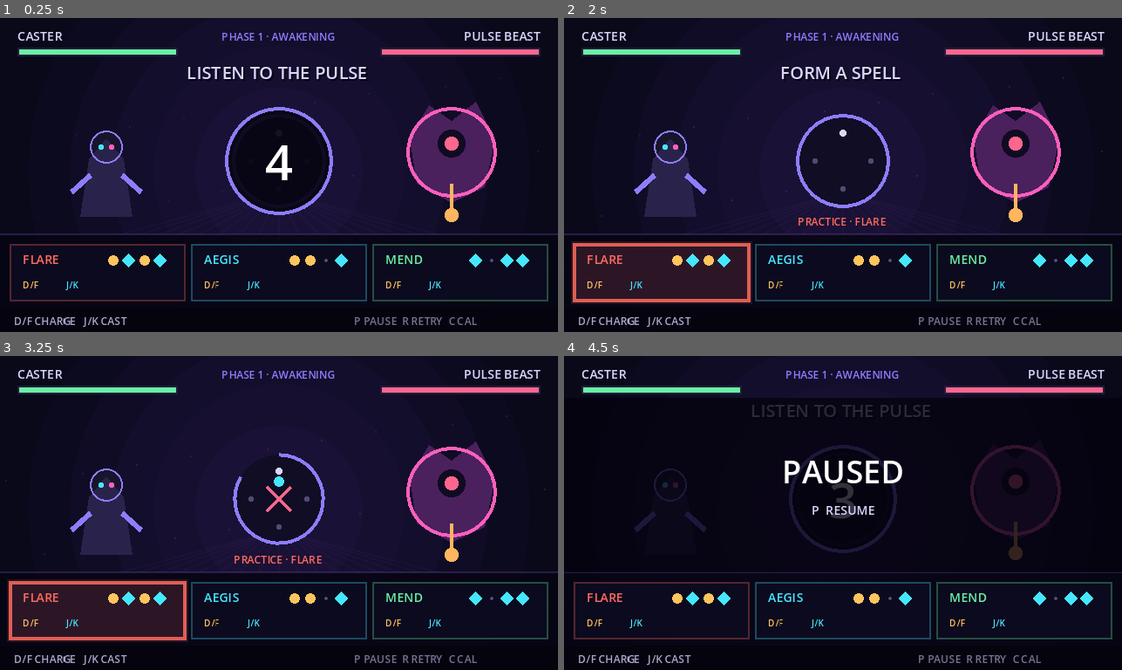
Above: before the commit, frames 1-4 (two rows, left to right).
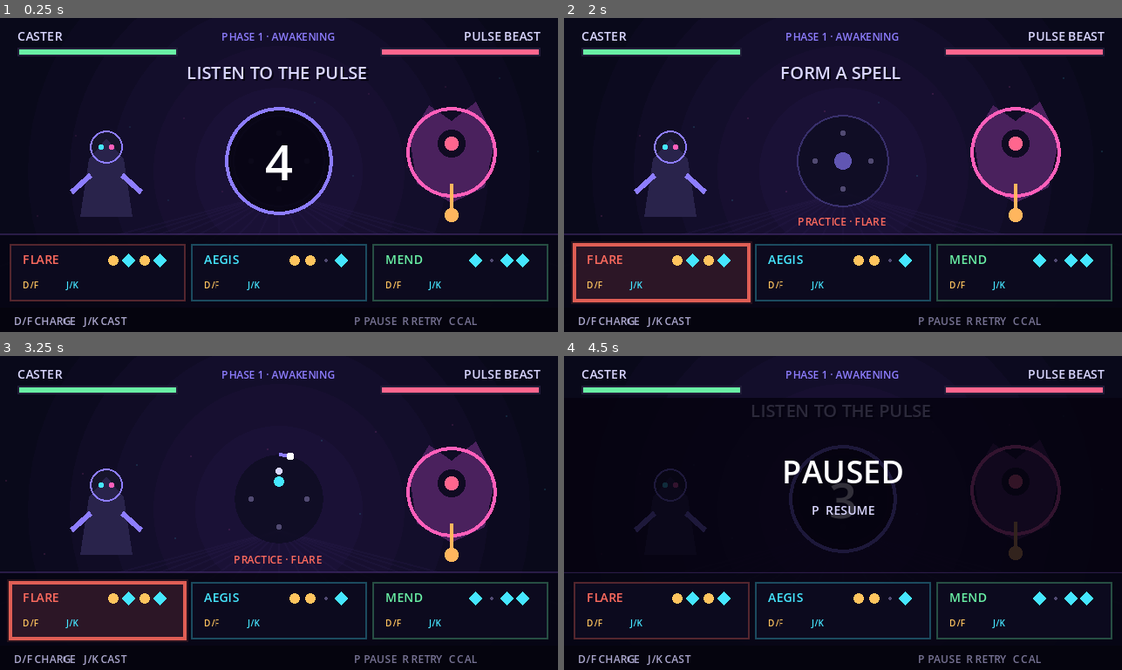
Above: after the commit, the same moments.

Repository: fatjiao/beatspell-game
Game: Godot game, scene res://scenes/beatspell/beatspell_battle.tscn
The game is run twice, just before and just after one commit, with the same random seed, the same clock (stepped at 60 frames per second) and the same inputs. Sound files missing from this copy of the repository are replaced by a short silence.
Inputs:
- Up to frame 1 (0.25 s): no input
- Up to frame 2 (2 s): tap Enter (ui_accept) at 0.5, 0.77, 1.25, 1.52 s; hold J (battle_cast) 0.53-1.28 s; tap D (battle_charge) at 1.35 s
- Up to frame 3 (3.25 s): tap F (instrument_bass) at 2.1 s; tap K (instrument_lead) at 2.85 s; tap Enter (ui_accept) at 3.02 s
- Up to frame 4 (4.5 s): tap R at 3.6 s; tap Enter (ui_accept) at 3.77 s; tap P at 4.35 s

The runs differ from the first frame. In frame 2, 0.7% of the frame differs, in the area x 41-59%, y 30-61%; in frame 3, 0.6%; in frame 4, less than 0.1%.

Commit message:
feat: allow spells to start on any beat

Diff:
--- a/scripts/beatspell/beatspell_battle.gd
+++ b/scripts/beatspell/beatspell_battle.gd
@@ -3,6 +3,7 @@
 const SpellMatcherScript = preload("res://scripts/beatspell/spell_matcher.gd")
 const BattleModelScript = preload("res://scripts/beatspell/battle_model.gd")
 const BattleDirectorScript = preload("res://scripts/beatspell/battle_director.gd")
+const RollingPhraseScript = preload("res://scripts/beatspell/rolling_phrase.gd")
 const SettingsStore = preload("res://scripts/settings/settings_store.gd")
 
 const BPM := 120.0
@@ -26,6 +27,7 @@
 var _matcher = SpellMatcherScript.new()
 var _battle = BattleModelScript.new()
 var _director = BattleDirectorScript.new()
+var _phrase = RollingPhraseScript.new()
 var _music_players: Dictionary = {}
 var _sfx_players: Dictionary = {}
 var _audio_ready := false
@@ -35,8 +37,6 @@
 var _music_started := false
 var _bar_index := -1
 var _active_phase := 1
-var _phrase_inputs: Array = []
-var _phrase_broken := false
 var _feedback := "LISTEN TO THE PULSE"
 var _feedback_color := Color("dad7ff")
 var _feedback_until := 0
@@ -79,6 +79,7 @@
 			+ AudioServer.get_time_since_last_mix()
 			- AudioServer.get_output_latency()
 		) * 1000.0))
+		_update_phrase()
 		_update_bar()
 		if _song_time_ms >= BATTLE_DURATION_MS and not _finished:
 			_finish_battle("RITUAL EXPIRED", false)
@@ -116,8 +117,7 @@
 	_music_started = false
 	_bar_index = -1
 	_active_phase = 1
-	_phrase_inputs.clear()
-	_phrase_broken = false
+	_phrase.reset()
 	_feedback = "LISTEN TO THE PULSE"
 	_feedback_color = Color("dad7ff")
 	_feedback_until = 0
@@ -137,7 +137,7 @@
 	_music_started = true
 	_song_time_ms = 0
 	_bar_index = 0
-	_phrase_inputs.clear()
+	_phrase.reset()
 	for player in _music_players.values():
 		player.play(0.0)
 	_show_feedback("FORM A SPELL", Color("dad7ff"), 900)
@@ -159,58 +159,66 @@
 	if next_phase != _active_phase:
 		_active_phase = next_phase
 		_show_feedback("PHASE %d · %s" % [_active_phase, _director.phase_name(_active_phase)], Color("ff9a6b"), 1050)
-	_phrase_inputs.clear()
-	_phrase_broken = false
+
+
+func _update_phrase() -> void:
+	if _finished or not _phrase.is_active():
+		return
+	var adjusted_time := maxi(0, _song_time_ms - _audio_offset_ms)
+	if _phrase.is_due(adjusted_time, BEAT_MS):
+		_resolve_phrase()
 
 
 func _register_action(action: String) -> void:
 	var adjusted_time := maxi(0, _song_time_ms - _audio_offset_ms)
-	var current_bar := int(floor(float(adjusted_time) / float(BAR_MS)))
-	if current_bar != _bar_index:
-		_update_bar()
-	var phrase_time := adjusted_time - current_bar * BAR_MS
-	var quantized: Dictionary = _matcher.quantize_input(phrase_time, BEAT_MS)
+	_update_phrase()
+	_update_bar()
+	if _finished:
+		return
 	_last_action = action
 	_action_flash_until = Time.get_ticks_msec() + 150
 	_play_sfx(action)
-	if not quantized.valid:
-		_phrase_broken = true
+	var registration: Dictionary = _phrase.register_input(adjusted_time, action, BEAT_MS)
+	if registration.status == "expired":
+		_resolve_phrase()
+		if _finished:
+			return
+		registration = _phrase.register_input(adjusted_time, action, BEAT_MS)
+	if registration.status == "off_pulse":
 		_show_feedback("OFF PULSE", Color("ff668e"), 420)
 		_play_sfx("error")
 		return
-	for existing in _phrase_inputs:
-		if existing.slot == quantized.slot:
-			_phrase_broken = true
-			_show_feedback("ONE MOVE PER BEAT", Color("ff668e"), 520)
-			_play_sfx("error")
-			return
-	_phrase_inputs.append({
-		"slot": quantized.slot,
-		"action": action,
-		"grade": quantized.grade,
-		"offset_ms": quantized.offset_ms,
-	})
-	_phrase_inputs.sort_custom(func(a: Dictionary, b: Dictionary) -> bool: return a.slot < b.slot)
+	if registration.status == "duplicate":
+		_show_feedback("ONE MOVE PER BEAT", Color("ff668e"), 520)
+		_play_sfx("error")
+		return
 	_show_feedback("CHARGE" if action == "charge" else "CAST", Color("ffc45e") if action == "charge" else Color("5de7ff"), 260)
 
 
 func _resolve_bar(resolved_bar: int) -> void:
 	if _finished:
 		return
+	if _is_attack_bar(resolved_bar):
+		_resolve_boss_attack()
+
+
+func _resolve_phrase() -> void:
+	if _finished or not _phrase.is_active():
+		return
 	var result := {"skill": "", "grade": "miss"}
-	if not _phrase_broken and not _phrase_inputs.is_empty():
-		result = _matcher.match_phrase(_phrase_inputs)
+	var had_input: bool = not _phrase.inputs.is_empty()
+	var was_broken: bool = _phrase.broken
+	if not was_broken and had_input:
+		result = _matcher.match_phrase(_phrase.inputs)
+	_phrase.reset()
 	if not result.skill.is_empty():
 		_cast_skill(result.skill, result.grade)
-	elif not _phrase_inputs.is_empty() or _phrase_broken:
+	elif had_input or was_broken:
 		_battle.cast_spell("")
 		_show_feedback("RHYTHM BROKE", Color("ff668e"), 760)
 		_play_sfx("error")
 	if _battle.is_victory():
 		_finish_battle("BEAST DISPELLED", true)
-		return
-	if _is_attack_bar(resolved_bar):
-		_resolve_boss_attack()
 
 
 func _cast_skill(skill: String, grade: String) -> void:
@@ -520,24 +528,34 @@
 func _draw_beat_ring() -> void:
 	var center := Vector2(160, 82)
 	var beat_phase := 0.0
-	var slot := 0
+	var slot := -1
+	var phrase_progress := 0.0
+	var adjusted_time := maxi(0, _song_time_ms - _audio_offset_ms)
 	if _song_time_ms >= 0:
 		beat_phase = fmod(float(_song_time_ms), BEAT_MS) / BEAT_MS
-		slot = int(floor(fmod(float(_song_time_ms), float(BAR_MS)) / BEAT_MS))
+		if _phrase.is_active():
+			slot = _phrase.current_slot(adjusted_time, BEAT_MS)
+			phrase_progress = _phrase.progress(adjusted_time, BEAT_MS)
 	var radius := 22.0 + (1.0 - beat_phase) * 4.0
 	draw_circle(center, radius, Color(0.06, 0.05, 0.14, 0.92))
-	draw_arc(center, radius, -PI / 2.0, -PI / 2.0 + TAU * (1.0 - beat_phase), 32, Color("8d7dff"), 2.0)
+	if _phrase.is_active():
+		draw_arc(center, radius, -PI / 2.0, -PI / 2.0 + TAU * phrase_progress, 32, Color("8d7dff"), 2.0)
+		var head_angle := -PI / 2.0 + TAU * phrase_progress
+		draw_circle(center + Vector2(cos(head_angle), sin(head_angle)) * radius, 2.2, Color("ffffff"))
+	else:
+		draw_arc(center, radius, 0, TAU, 32, Color(0.55, 0.49, 1.0, 0.30), 1.0)
+		draw_circle(center, 3.0 + (1.0 - beat_phase) * 2.0, Color(0.55, 0.49, 1.0, 0.65))
 	for marker_index in 4:
 		var angle := -PI / 2.0 + float(marker_index) * TAU / 4.0
 		var marker_position := center + Vector2(cos(angle), sin(angle)) * 16.0
 		var marker_color := Color("dad7ff") if marker_index == slot else Color("514a72")
 		draw_circle(marker_position, 2.0 if marker_index == slot else 1.5, marker_color)
-	for entry in _phrase_inputs:
+	for entry in _phrase.inputs:
 		var angle := -PI / 2.0 + float(entry.slot) * TAU / 4.0
 		var input_position := center + Vector2(cos(angle), sin(angle)) * 10.0
 		var color := Color("ffc45e") if entry.action == "charge" else Color("45e6ff")
 		draw_circle(input_position, 3.0, color)
-	if _phrase_broken:
+	if _phrase.broken:
 		draw_line(center + Vector2(-7, -7), center + Vector2(7, 7), Color("ff668e"), 2.0)
 		draw_line(center + Vector2(-7, 7), center + Vector2(7, -7), Color("ff668e"), 2.0)
 
--- /dev/null
+++ b/scripts/beatspell/rolling_phrase.gd
@@ -0,0 +1,59 @@
+extends RefCounted
+
+const PERFECT_WINDOW_MS := 55
+const GOOD_WINDOW_MS := 135
+const WINDOW_BEATS := 4
+
+var anchor_beat := -1
+var inputs: Array = []
+var broken := false
+
+
+func is_active() -> bool:
+	return anchor_beat >= 0
+
+
+func register_input(song_time_ms: int, action: String, beat_ms: float = 500.0) -> Dictionary:
+	var global_beat := int(round(float(song_time_ms) / beat_ms))
+	var offset_ms := int(round(float(song_time_ms) - float(global_beat) * beat_ms))
+	if absi(offset_ms) > GOOD_WINDOW_MS:
+		if is_active():
+			broken = true
+		return {"status": "off_pulse", "slot": -1, "offset_ms": offset_ms, "grade": "miss"}
+	if not is_active():
+		anchor_beat = global_beat
+	var slot := global_beat - anchor_beat
+	if slot < 0 or slot >= WINDOW_BEATS:
+		return {"status": "expired", "slot": -1, "offset_ms": offset_ms, "grade": "miss"}
+	for entry in inputs:
+		if entry.slot == slot:
+			broken = true
+			return {"status": "duplicate", "slot": slot, "offset_ms": offset_ms, "grade": "miss"}
+	var grade := "perfect" if absi(offset_ms) <= PERFECT_WINDOW_MS else "good"
+	inputs.append({"slot": slot, "action": action, "grade": grade, "offset_ms": offset_ms})
+	inputs.sort_custom(func(a: Dictionary, b: Dictionary) -> bool: return a.slot < b.slot)
+	return {"status": "accepted", "slot": slot, "offset_ms": offset_ms, "grade": grade}
+
+
+func is_due(song_time_ms: int, beat_ms: float = 500.0) -> bool:
+	return is_active() and float(song_time_ms) >= float(anchor_beat + WINDOW_BEATS) * beat_ms
+
+
+func progress(song_time_ms: int, beat_ms: float = 500.0) -> float:
+	if not is_active():
+		return 0.0
+	var start_ms := float(anchor_beat) * beat_ms
+	return clampf((float(song_time_ms) - start_ms) / (beat_ms * float(WINDOW_BEATS)), 0.0, 1.0)
+
+
+func current_slot(song_time_ms: int, beat_ms: float = 500.0) -> int:
+	if not is_active():
+		return -1
+	var elapsed := (float(song_time_ms) - float(anchor_beat) * beat_ms) / beat_ms
+	return clampi(int(floor(elapsed)), 0, WINDOW_BEATS - 1)
+
+
+func reset() -> void:
+	anchor_beat = -1
+	inputs.clear()
+	broken = false
--- a/tests/capture_beatspell_preview.gd
+++ b/tests/capture_beatspell_preview.gd
@@ -15,10 +15,10 @@
 	stage.set("_bar_index", 0)
 	stage.set("_last_skill", "fireball")
 	stage.set("_skill_flash_until", Time.get_ticks_msec() + 420)
-	stage.set("_phrase_inputs", [
-		{"slot": 0, "action": "charge", "grade": "perfect", "offset_ms": 8},
-		{"slot": 1, "action": "cast", "grade": "perfect", "offset_ms": -11},
-	])
+	var phrase = stage.get("_phrase")
+	phrase.reset()
+	phrase.register_input(510, "charge", 500.0)
+	phrase.register_input(990, "cast", 500.0)
 	stage.queue_redraw()
 	await process_frame
 	await process_frame
@@ -32,10 +32,9 @@
 	stage.get("_battle").boss_hp = 20
 	stage.set("_last_skill", "")
 	stage.set("_skill_flash_until", 0)
-	stage.set("_phrase_inputs", [
-		{"slot": 0, "action": "charge", "grade": "perfect", "offset_ms": 4},
-		{"slot": 1, "action": "charge", "grade": "perfect", "offset_ms": 19},
-	])
+	phrase.reset()
+	phrase.register_input(16_000, "charge", 500.0)
+	phrase.register_input(16_500, "charge", 500.0)
 	stage.queue_redraw()
 	await process_frame
 	await process_frame
--- a/tests/run_tests.gd
+++ b/tests/run_tests.gd
@@ -14,6 +14,7 @@
 		{"name": "spell_matcher", "script": preload("res://tests/test_spell_matcher.gd")},
 		{"name": "battle_model", "script": preload("res://tests/test_battle_model.gd")},
 		{"name": "battle_director", "script": preload("res://tests/test_battle_director.gd")},
+		{"name": "rolling_phrase", "script": preload("res://tests/test_rolling_phrase.gd")},
 	]
 	var failure_count := 0
 	for suite in suites:
--- /dev/null
+++ b/tests/test_rolling_phrase.gd
@@ -0,0 +1,35 @@
+extends RefCounted
+
+const RollingPhraseScript = preload("res://scripts/beatspell/rolling_phrase.gd")
+
+
+func run() -> Array[String]:
+	var failures: Array[String] = []
+	var phrase = RollingPhraseScript.new()
+	var first: Dictionary = phrase.register_input(2510, "charge", 500.0)
+	_expect(failures, first.status == "accepted", "arbitrary beat can start a phrase")
+	_expect(failures, phrase.anchor_beat == 5 and first.slot == 0, "first input becomes relative slot zero")
+	var second: Dictionary = phrase.register_input(2990, "cast", 500.0)
+	_expect(failures, second.status == "accepted" and second.slot == 1, "next global beat becomes relative slot one")
+	_expect(failures, not phrase.is_due(4499, 500.0), "phrase remains active before four beats elapse")
+	_expect(failures, phrase.is_due(4500, 500.0), "phrase expires four beats after its anchor")
+
+	phrase.reset()
+	phrase.register_input(5000, "cast", 500.0)
+	var duplicate: Dictionary = phrase.register_input(5030, "charge", 500.0)
+	_expect(failures, duplicate.status == "duplicate" and phrase.broken, "two moves on one relative beat break the phrase")
+
+	phrase.reset()
+	var off_pulse: Dictionary = phrase.register_input(5170, "charge", 500.0)
+	_expect(failures, off_pulse.status == "off_pulse" and not phrase.is_active(), "off-pulse input does not anchor an idle phrase")
+
+	phrase.reset()
+	phrase.register_input(6000, "charge", 500.0)
+	var late: Dictionary = phrase.register_input(8000, "cast", 500.0)
+	_expect(failures, late.status == "expired", "input beyond the four slots cannot enter the old phrase")
+	return failures
+
+
+func _expect(failures: Array[String], condition: bool, label: String) -> void:
+	if not condition:
+		failures.append(label)
Not shown, added: docs/plans/2026-11-05-rolling-spell-window.md
